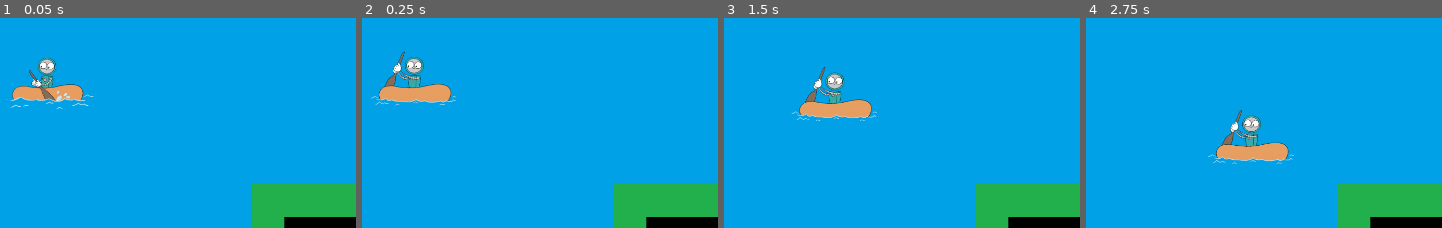
Above: before the commit, frames 1-4 (left to right).
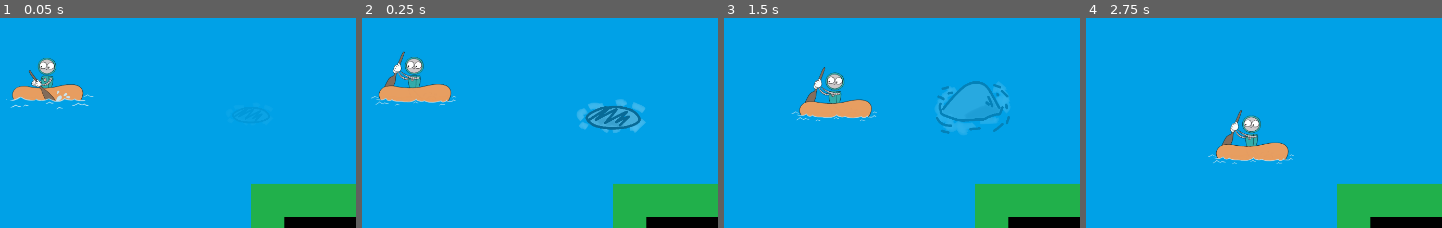
Above: after the commit, the same moments.

Repository: Majimo/FishAndShip
Game: Godot game, scene res://scenes/MainWorld.tscn
Same seed, same stepped clock (60 frames per second), same inputs: the game is played once before the commit and once after it. The engine's default icon, where the game draws it, is replaced by a stand-in: a white triangle on a blue panel in a dark square.
Inputs:
- Up to frame 1 (0.05 s): no input
- Up to frame 2 (0.25 s): no input
- Up to frame 3 (1.5 s): hold Right (ui_right) 0.53-1.28 s; hold Down (ui_down) from 1.28 s (still down)
- Up to frame 4 (2.75 s): release Down (ui_down) at 2.03 s; hold Right (ui_right) from 2.03 s (still down)
The pictures show only the part of the screen within x 0-50%, y 0-50%; the shares and areas given below are measured in that part.

The runs differ from the first frame. In frame 2, 2.0% of the frame differs, in the area x 60-80%, y 38-55%; in frame 3, 3.7%, in the area x 59-81%, y 30-56%; in frame 4, nothing differs.

Commit message:
Ajout de requin sur Mainworld

Diff:
--- a/scenes/MainWorld.tscn
+++ b/scenes/MainWorld.tscn
@@ -7,6 +7,7 @@
 [ext_resource path="res://scripts/Perso1.gd" type="Script" id=5]
 [ext_resource path="res://scripts/Perso2.gd" type="Script" id=6]
 [ext_resource path="res://scenes/Dropzone.tscn" type="PackedScene" id=7]
+[ext_resource path="res://scenes/Requin.tscn" type="PackedScene" id=8]
 
 [node name="MainWorld" type="Node2D"]
 
@@ -34,3 +35,5 @@
 
 [node name="Dropzone" parent="." instance=ExtResource( 7 )]
 position = Vector2( 684.443, 608.497 )
+
+[node name="Requin" parent="." instance=ExtResource( 8 )]
Not shown: 1 places in scenes/MainWorld.tscn that only renumber resources
